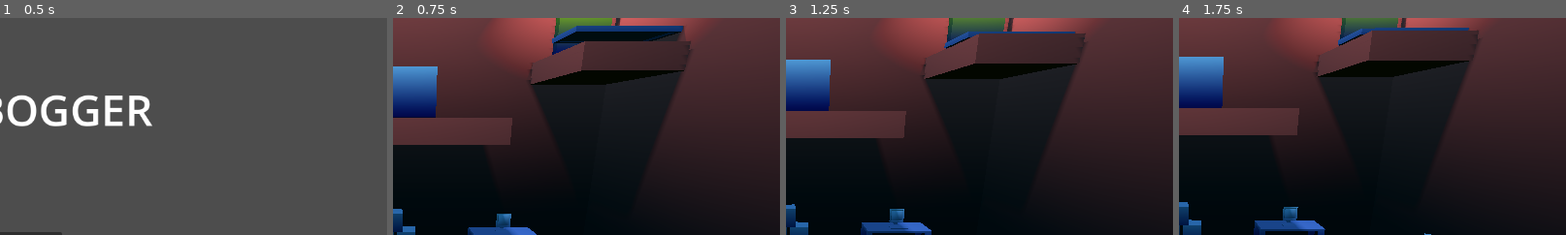
Above: before the commit, frames 1-4 (left to right).
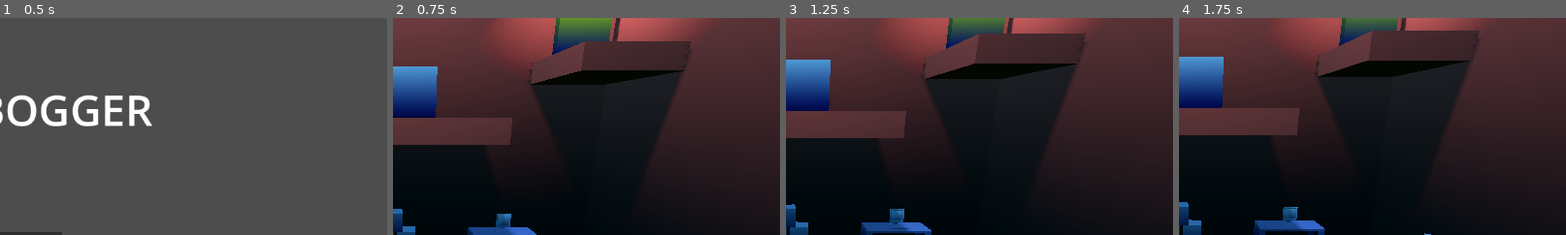
Above: after the commit, the same moments.

Repository: BernardoFPereira/crossing-latidudes_2025
Game: Godot game, scene res://MainMenu.tscn
The game is run twice, just before and just after one commit, with the same random seed, the same clock (stepped at 60 frames per second) and the same inputs.
Inputs (mouse positions are % of the whole screen's width and height, from its top left):
- Up to frame 1 (0.5 s): no input
- Up to frame 2 (0.75 s): click "START GAME" at 0.5 s
- Up to frame 3 (1.25 s): no input
- Up to frame 4 (1.75 s): move the mouse to (72, 45) at 1.27 s; hold D (move_right) from 1.28 s (still down); tap Space (lift_object) at 1.35 s
The pictures show only the part of the screen within x 50-100%, y 5-55%; the shares and areas given below are measured in that part.

Frame 1 is identical in both runs. In frame 2, 2.3% of the frame differs, in the area x 41-76%, y 3-12%; in frame 3, 0.5%; in frame 4, 0.6%.

Commit message:
level design small adjust
Update small level design adjust

Diff:
--- a/level.tscn
+++ b/level.tscn
@@ -89,9 +89,6 @@
 [sub_resource type="ConvexPolygonShape3D" id="ConvexPolygonShape3D_6btg4"]
 points = PackedVector3Array(-0.371397, 0.185682, 0.235026, -0.325881, 0.185682, 0.0295174, -0.166067, 0, -0.166043, -0. …(533 unchanged characters)…
 
-[sub_resource type="ConvexPolygonShape3D" id="ConvexPolygonShape3D_sl4om"]
-points = PackedVector3Array(-2, -0.1, -1, -2, -0.1, 1, -2, 0.1, -1, 2, -0.1, -1, -2, 0.1, 1, 2, -0.1, 1, 2, 0.1, -1, 2, 0.1, 1)
-
 [sub_resource type="ConvexPolygonShape3D" id="ConvexPolygonShape3D_dtg4e"]
 points = PackedVector3Array(0.43397, 0.216985, 0.471764, -0.43397, 0.216985, 0.471764, 0.43397, -0.216985, 0.471764, 0.43397, 0.216985, -0.471764, -0.43397, -0.216985, 0.471764, -0.43397, 0.216985, -0.471764, 0.43397, -0.216985, -0.471764, -0.43397, -0.216985, -0.471764)
 
@@ -381,18 +378,6 @@
 
 [node name="CollisionShape3D" type="CollisionShape3D" parent="Posessables/Possessable2"]
 shape = SubResource("ConvexPolygonShape3D_6btg4")
-
-[node name="Possessable3" parent="Posessables" instance=ExtResource("7_n6hdu")]
-transform = Transform3D(1, 0, 0, 0, 1, 0, 0, 0, 1, 8.9, 10.2, -4.5)
-axis_lock_angular_x = true
-axis_lock_angular_y = true
-
-[node name="MeshInstance3D" parent="Posessables/Possessable3" index="0"]
-mesh = ExtResource("4_f2txt")
-surface_material_override/0 = ExtResource("6_ait7k")
-
-[node name="CollisionShape3D" type="CollisionShape3D" parent="Posessables/Possessable3"]
-shape = SubResource("ConvexPolygonShape3D_sl4om")
 
 [node name="Possessable4" parent="Posessables" instance=ExtResource("7_n6hdu")]
 transform = Transform3D(1, 0, 0, 0, 1, 0, 0, 0, 1, 3.6, 1.4, -0.9)
@@ -689,7 +674,6 @@
 
 [editable path="Posessables/Possessable"]
 [editable path="Posessables/Possessable2"]
-[editable path="Posessables/Possessable3"]
 [editable path="Posessables/Possessable4"]
 [editable path="Posessables/Possessable5"]
 [editable path="Posessables/Possessable6"]
Not shown: 1 places in level.tscn that only renumber resources
